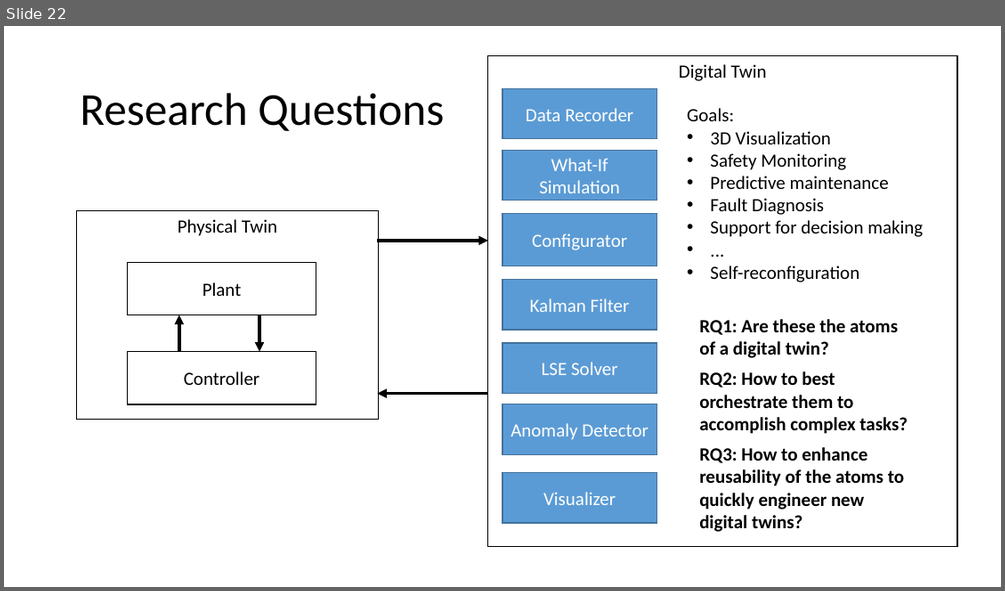
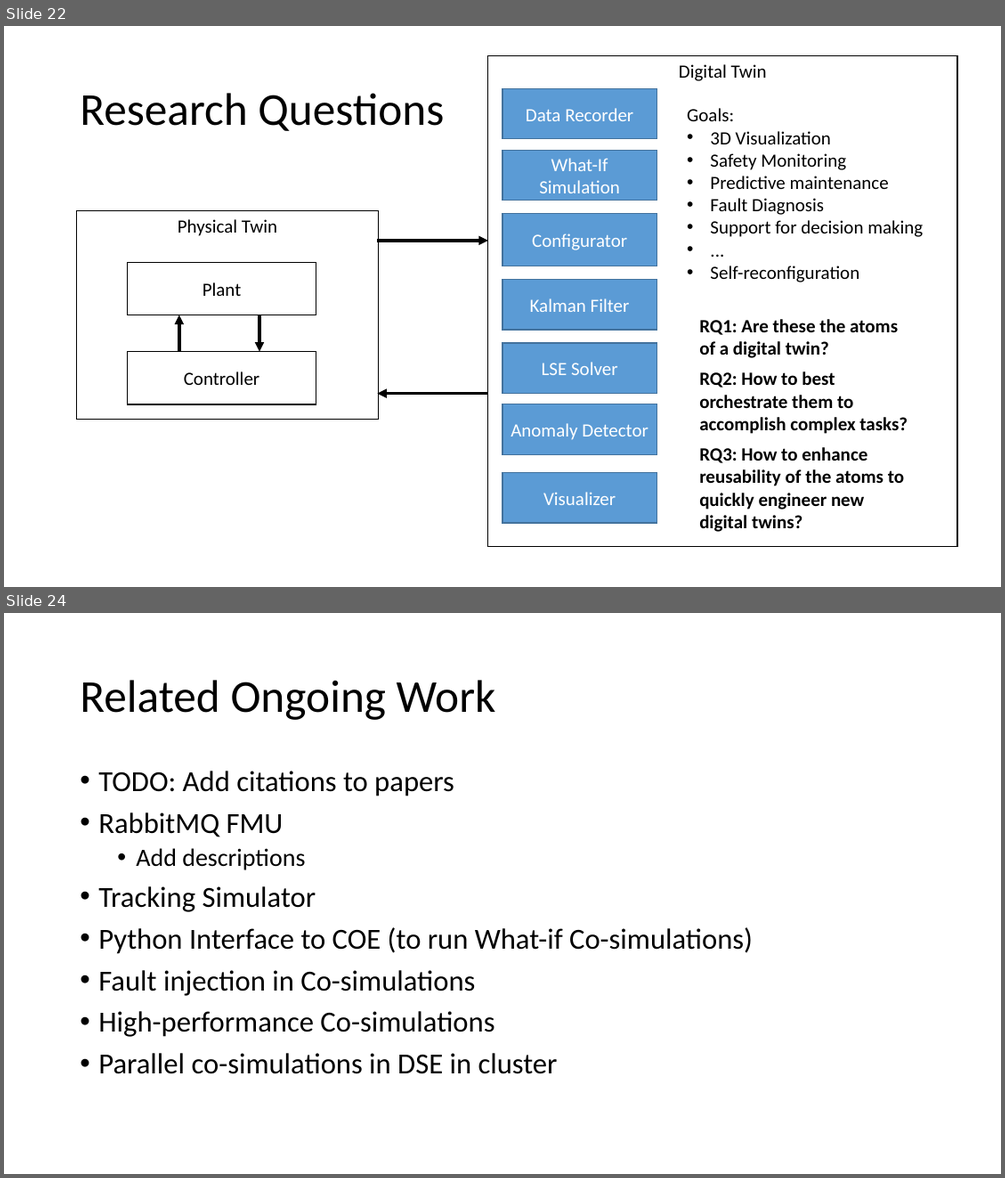
Before and after one commit to INTO-CPS-Association/example_digital-twin_incubator, a slide deck: notes/presentations/DigitLunch_17_December.pptx. Shown one above the other, each under a label of ours: slide 22 before the commit, slides 22 and 24 after it; the slides between them are not shown. The pictures are 1005x591 and 1005x1178 pixels, drawn with LibreOffice and Linux fonts; fonts in the diff are those of the drawing. Boxes give left, top, right and bottom in pixels: in the first picture for what was removed or moved away, otherwise in the second. Text is boxed around its words. In the diff, an @@ line names an element or a change of style, - is before the commit and + after.

```diff
--- a/notes/presentations/DigitLunch_17_December.pptx
+++ b/notes/presentations/DigitLunch_17_December.pptx
@@ slide 24 added at [4,613,1001,1174], background #FFFFFF @@
@@ title added at [80,680,496,720], 44 pt, text #000000 @@
+Related Ongoing Work
@@ text added at [98,771,752,1074], 28 pt, text #000000 @@
+• TODO: Add citations to papers
+• RabbitMQ FMU
+  • Add descriptions
+• Tracking Simulator
+• Python Interface to COE (to run What-if Co-simulations)
+• Fault injection in Co-simulations
+• High-performance Co-simulations
+• Parallel co-simulations in DSE in cluster
```
Also in this commit, not shown: 6 slides changed, 2 other files.
